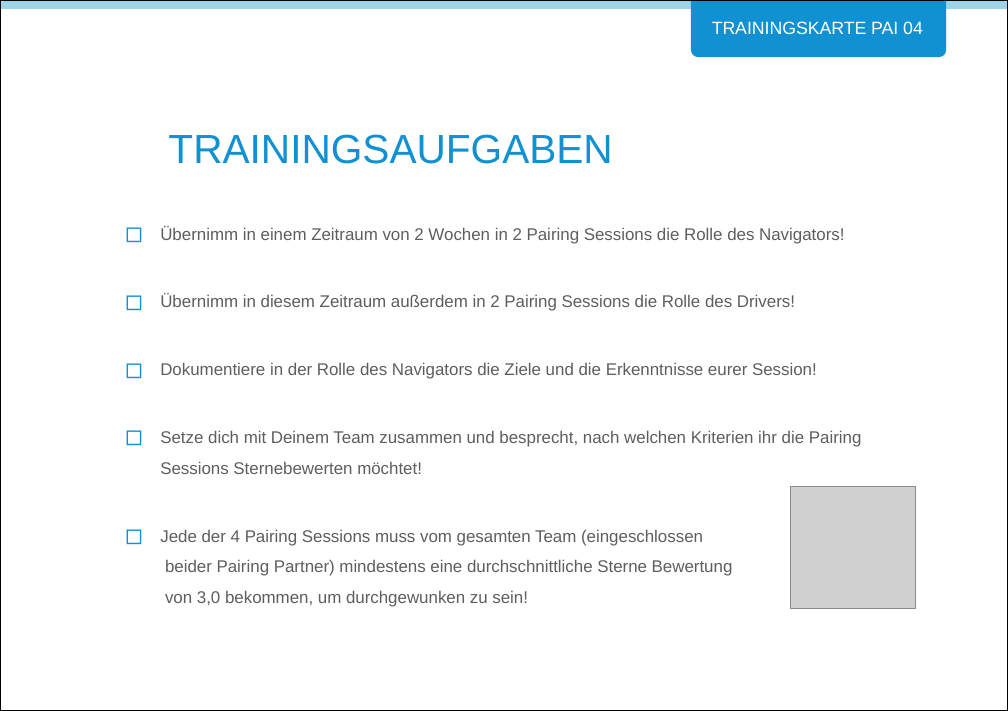
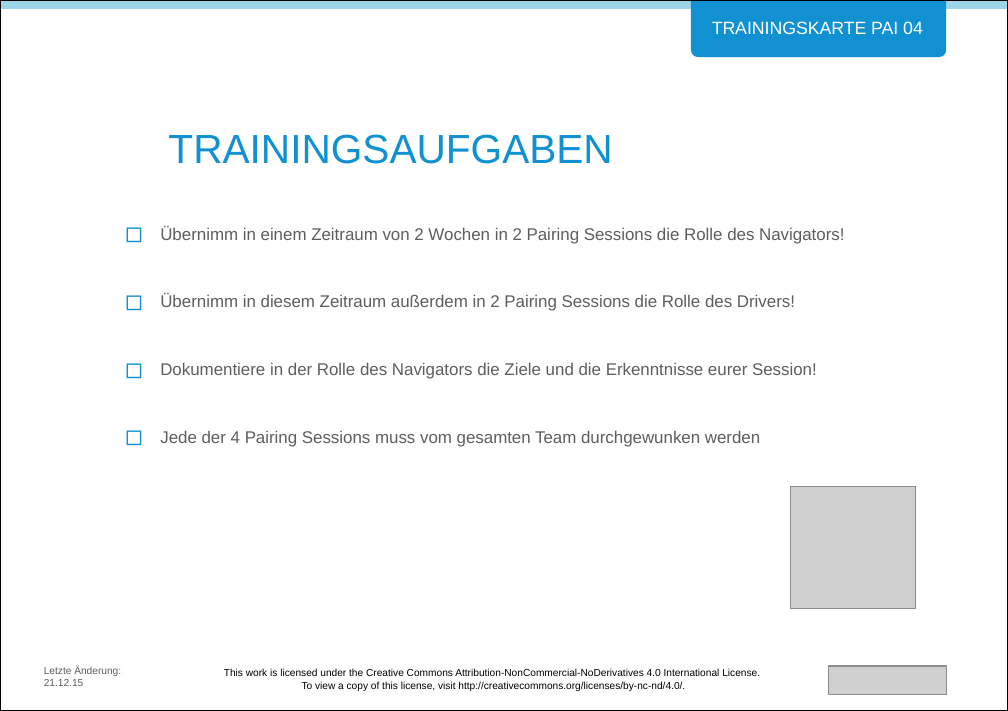
Before and after one commit to Teamtool/training-materials, a slide deck: slide 2 of training-cards/agile moves/Pairing (PAI)/ger_PAI_04_An_einem_Strang_ziehen_AM_A.pptx. Drawn at 1008x711 pixels with LibreOffice and Linux fonts; fonts in the diff are those of the drawing; grey boxes stand for pictures; background and template pictures are left out. Boxes give left, top, right and bottom in pixels: in the first picture for what was removed or moved away, otherwise in the second. Text is boxed around its words. In the diff, an @@ line names an element or a change of style, - is before the commit and + after.

```diff
--- a/training-cards/agile moves/Pairing (PAI)/ger_PAI_04_An_einem_Strang_ziehen_AM_A.pptx
+++ b/training-cards/agile moves/Pairing (PAI)/ger_PAI_04_An_einem_Strang_ziehen_AM_A.pptx
@@ text at [160, 430, 760, 447]: text changed @@
-◻ Setze dich mit Deinem Team zusammen und besprecht, nach welchen Kriterien ihr die Pairing Sessions Sternebewerten möchtet!
-◻ Jede der 4 Pairing Sessions muss vom gesamten Team (eingeschlossen
-  beider Pairing Partner) mindestens eine durchschnittliche Sterne Bewertung
-  von 3,0 bekommen, um durchgewunken zu sein!
+◻ Jede der 4 Pairing Sessions muss vom gesamten Team durchgewunken werden
@@ text added at [44, 666, 121, 686], 6 pt, text #5D5E5F @@
+Letzte Änderung: 21.12.15
@@ text added at [224, 669, 760, 691], 6 pt, text #000000 @@
+This work is licensed under the Creative Commons Attribution-NonCommercial-NoDerivatives 4.0 International License.
+To view a copy of this license, visit http://creativecommons.org/licenses/by-nc-nd/4.0/.
@@ picture added at [829, 665, 947, 694] @@
```
Also in this commit, not shown: 1 other slide changed.
